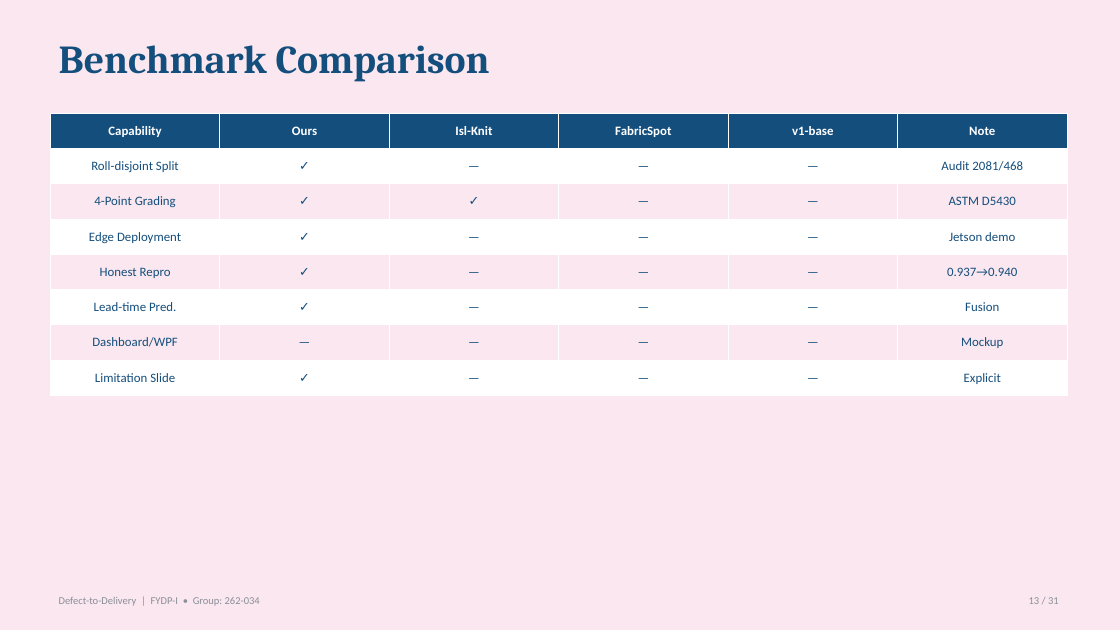
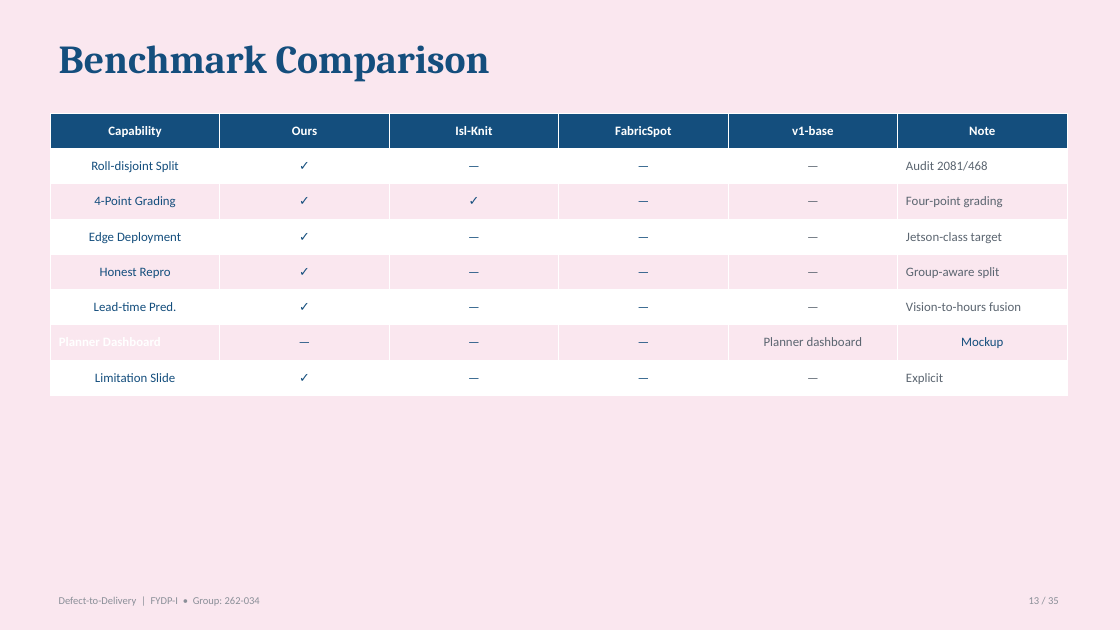
Before and after one commit to labib-ux/FYDP, a slide deck: slide 13 of slides/FYDP-I_Defect-to-Delivery.pptx. Drawn at 1120x630 pixels with LibreOffice and Linux fonts; fonts in the diff are those of the drawing. Boxes give left, top, right and bottom in pixels: in the first picture for what was removed or moved away, otherwise in the second. Text is boxed around its words. In the diff, an @@ line names an element or a change of style, - is before the commit and + after.

```diff
--- a/slides/FYDP-I_Defect-to-Delivery.pptx
+++ b/slides/FYDP-I_Defect-to-Delivery.pptx
@@ table at [50,113,1069,396] @@
-row 3, column 6: ASTM D5430
+row 3, column 6: Four-point grading
-row 4, column 6: Jetson demo
+row 4, column 6: Jetson-class target
-row 5, column 6: 0.937→0.940
+row 5, column 6: Group-aware split
-row 6, column 6: Fusion
+row 6, column 6: Vision-to-hours fusion
-row 7, column 1: Dashboard/WPF
+row 7, column 1: Planner Dashboard
-row 7, column 5: —
+row 7, column 5: Planner dashboard
@@ text colour #144E7D to #5B6570 in "—", "Audit 2081/468", "—", "—" and 4 more places @@
@@ alignment centre to left @@
```
Also in this commit, not shown: 30 other slides changed, 4 slides added.
